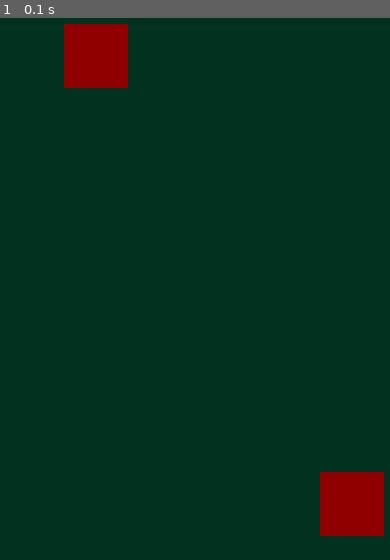
Above: before the commit, frame 1.
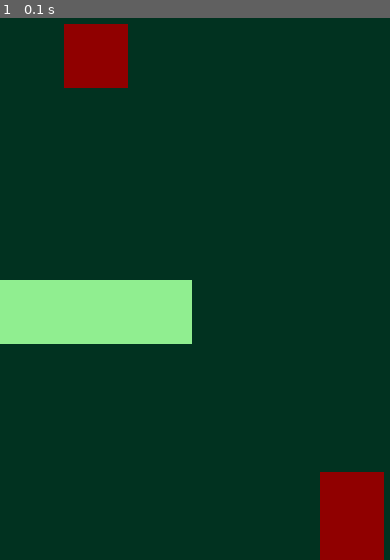
Above: after the commit, the same moment.

Repository: lplinna/AdventureGame
Game: pygame game, started from pygame/snake.py
Two runs of this game, one before a commit and one after it. Both use one fixed random seed, a clock stepped at 60 frames per second and the inputs below.
Inputs:
- Up to frame 1 (0.1 s): no input

The runs differ from the first frame. In frame 1, 6.5% of the frame differs, in the area x 0-99%, y 48-100%.

Commit message:
Snake collision test + Drawing snake

Diff:
--- a/pygame/snake.py
+++ b/pygame/snake.py
@@ -1,6 +1,7 @@
 import pygame
 import sys
 import math
+from snake_class import Snake
 
 pygame.init()
 
@@ -15,6 +16,13 @@
 
 grid_size_pixels = 64
 
+'''
+Create the game snake.
+'''
+game_snake = Snake()
+game_snake.add_point_colliding(0,5)
+game_snake.add_point_colliding(1,5)
+game_snake.add_point_colliding(2,5)
 
 
 def make_grid():
@@ -26,18 +34,27 @@
         start.append(middle)
     return start
 
+'''
+Create the game grid.
+'''
 main_grid = make_grid()
 main_grid[1][1] = 1
 main_grid[5][8] = 1
+game_snake.draw(main_grid)
+print(main_grid)
 
 
 def get_color(x_screen,y_screen):
     x_grid = math.floor(x_screen / grid_size_pixels)
     y_grid = math.floor(y_screen / grid_size_pixels)
-    col = main_grid[x_grid % len(main_grid)]
-    row = col[y_grid % len(col)]
+    x_clamped = max(0, min(x_grid,len(main_grid) - 1))
+    col = main_grid[x_clamped]
+    y_clamped = max(0, min(y_grid,len(col) - 1))
+    row = col[y_clamped]
     if row == 1:
-      return APPLE
+        return APPLE
+    elif row == 2:
+        return LIGHT_GREEN
     else:
       return DARK_GREEN
 
@@ -61,7 +78,7 @@
     for event in pygame.event.get(): ##
           if event.type == pygame.QUIT: ##
               running = False ##
-    screen.fill(LIGHT_GREEN)
+    screen.fill(DARK_GREEN)
     draw_snake_grid(screen)
     pygame.display.flip()
     pygame.time.Clock().tick(60)
--- /dev/null
+++ b/pygame/snake_class.py
@@ -0,0 +1,65 @@
+
+class Snake:
+    '''
+    Constructor - give the Snake a variable called points that is an empty list.
+    '''
+    def __init__(self):
+        self.points = []
+        pass
+
+    '''
+    Add a point to the snake.
+    '''
+    def add_point(self, x, y):
+        self.points.append((x,y))
+
+    '''
+    Add a point to the snake ONLY IF it won't collide with existing points.
+    Otherwise, shout something
+    '''
+    def add_point_colliding(self, x, y):
+        new_point = (x,y)
+        if new_point in self.points:
+           print("Colliding")
+        else:
+           self.points.append(new_point)
+
+    '''
+    Determine if the snake is colliding with itself
+    '''
+    def is_colliding(self):
+        for i in range(len(self.points)):
+            for o in range(len(self.points)):
+                 if self.points[i] == self.points[o] and i != o:
+                    return True
+        return False
+
+    '''
+    Draw the snake on the game grid.
+
+    '''
+    def draw(self, grid):
+        for point in self.points:
+                grid[point[0]][point[1]] = 2
+
+'''
+s = Snake()
+s.add_point(3,0)
+s.add_point(4,0)
+s.add_point(5,0)
+s.add_point(5,1)
+s.add_point(5,2)
+s.add_point(4,2)
+s.add_point(3,2)
+s.add_point(3,1)
+s.add_point(3,0)
+print(s.points)
+print(s.is_colliding())
+
+t = Snake()
+t.add_point(3,0)
+t.add_point(4,0)
+t.add_point(5,0)
+print(t.points)
+print(t.is_colliding())
+'''
